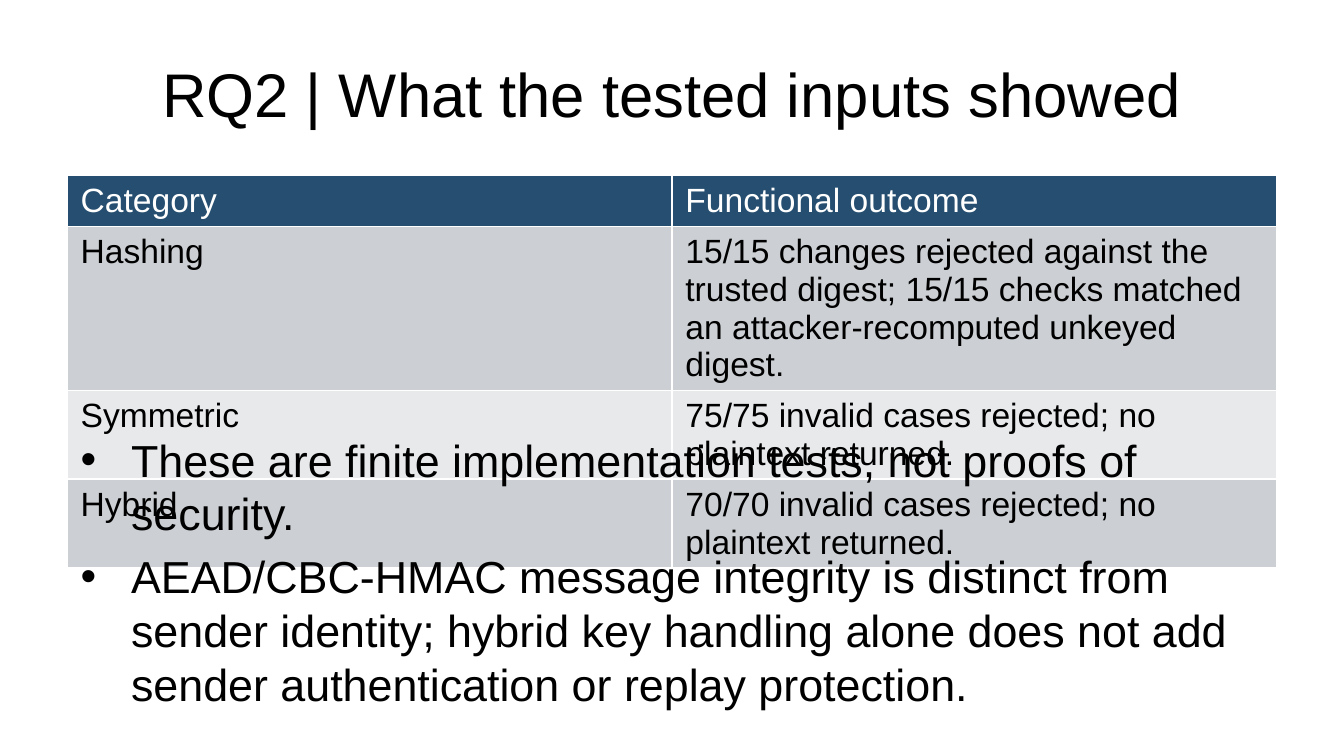
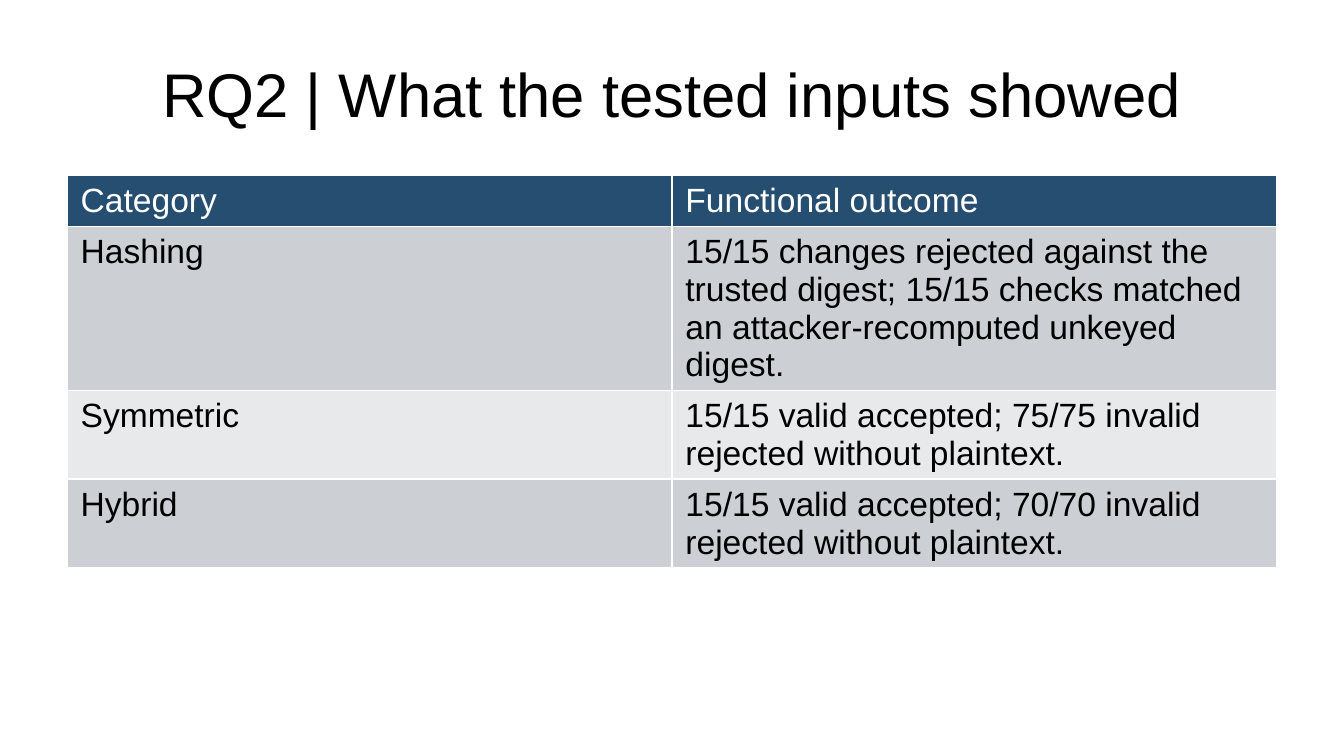
Before and after one commit to dat-nix/COSC2539-COSC2716-Assignment1, a slide deck: slide 7 of demo/presentation.pptx. Drawn at 1344x756 pixels with LibreOffice and Linux fonts; fonts in the diff are those of the drawing. Boxes give left, top, right and bottom in pixels: in the first picture for what was removed or moved away, otherwise in the second. Text is boxed around its words. In the diff, an @@ line names an element or a change of style, - is before the commit and + after.

```diff
--- a/demo/presentation.pptx
+++ b/demo/presentation.pptx
@@ table at [67, 176, 1277, 675] @@
-row 3, column 2: 75/75 invalid cases rejected; no plaintext returned.
+row 3, column 2: 15/15 valid accepted; 75/75 invalid rejected without plaintext.
-row 4, column 2: 70/70 invalid cases rejected; no plaintext returned.
+row 4, column 2: 15/15 valid accepted; 70/70 invalid rejected without plaintext.
@@ text removed at [131, 442, 1227, 710] @@
-• These are finite implementation tests, not proofs of security.
-• AEAD/CBC-HMAC message integrity is distinct from sender identity; hybrid key handling alone does not add sender authentication or replay protection.
```
Also in this commit, not shown: 6 other slides changed, 9 other files.
